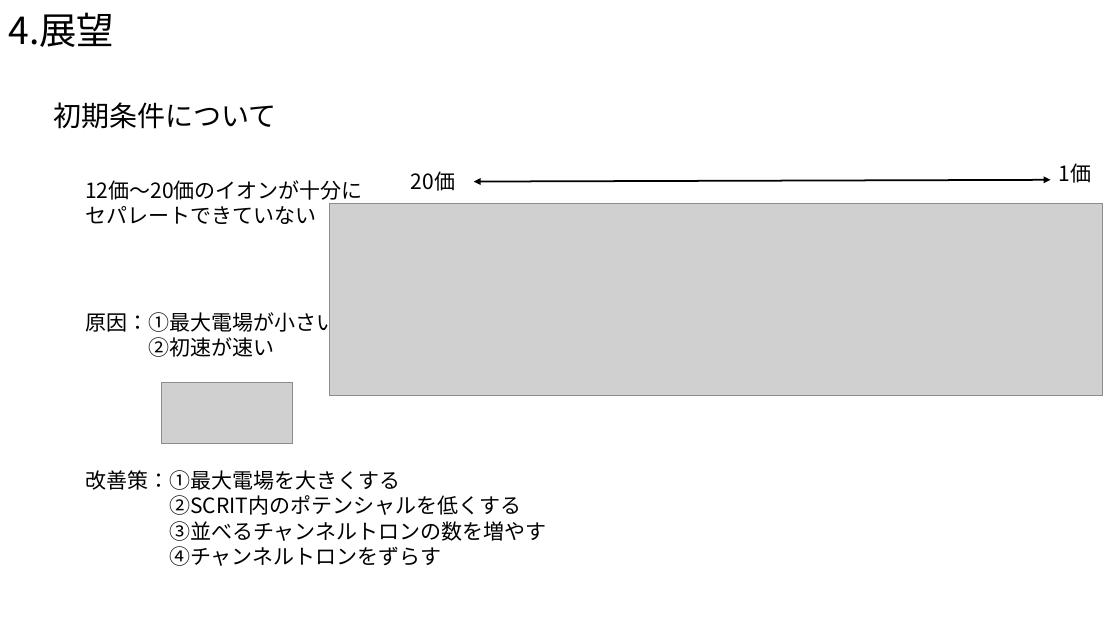
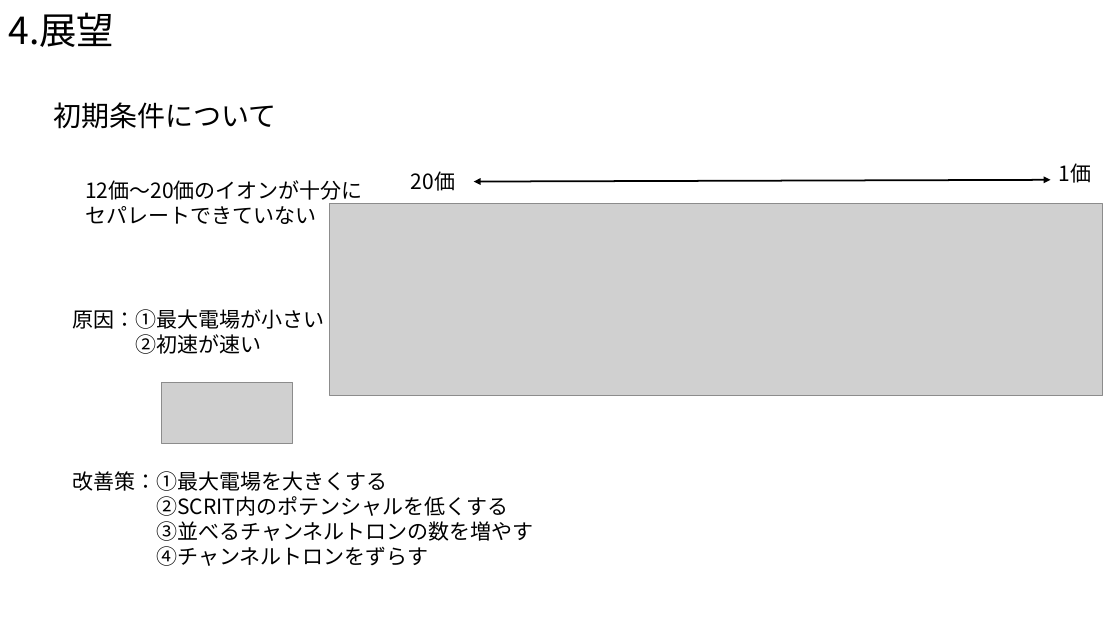
Before and after one commit to Takeuchi-yuya/Ksimulation, a slide deck: slide 16 of docs/中間発表.pptx (slide 17 before the commit). Drawn at 1120x630 pixels with LibreOffice and Linux fonts; fonts in the diff are those of the drawing; grey boxes stand for pictures. Boxes give left, top, right and bottom in pixels: in the first picture for what was removed or moved away, otherwise in the second. Text is boxed around its words. In the diff, an @@ line names an element or a change of style, - is before the commit and + after.

```diff
--- a/docs/中間発表.pptx
+++ b/docs/中間発表.pptx
@@ text "原因：①最大電場が小さい": place and size @@
-text "原因：①最大電場が小さい" at box(85, 309, 337, 357)
+text "原因：①最大電場が小さい" at box(72, 309, 324, 354)
@@ text "改善策：①最大電場を大きくする": place and size @@
-text "改善策：①最大電場を大きくする" at box(85, 470, 546, 566)
+text "改善策：①最大電場を大きくする" at box(72, 471, 533, 566)
```
Also in this commit, not shown: 9 other slides changed, 1 slide removed, 1 other file.
